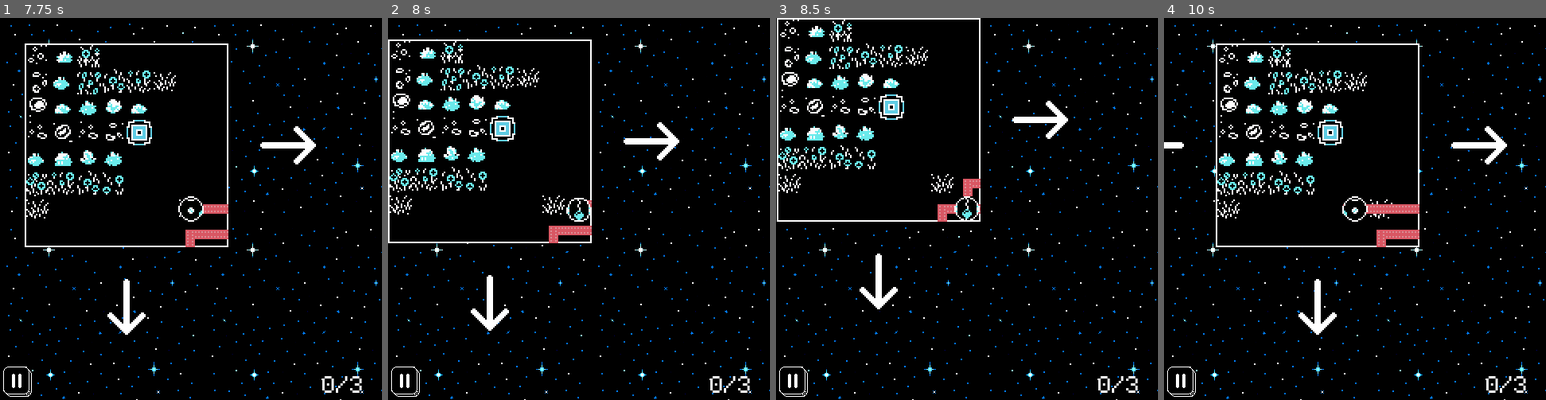
Above: before the commit, frames 1-4 (left to right).
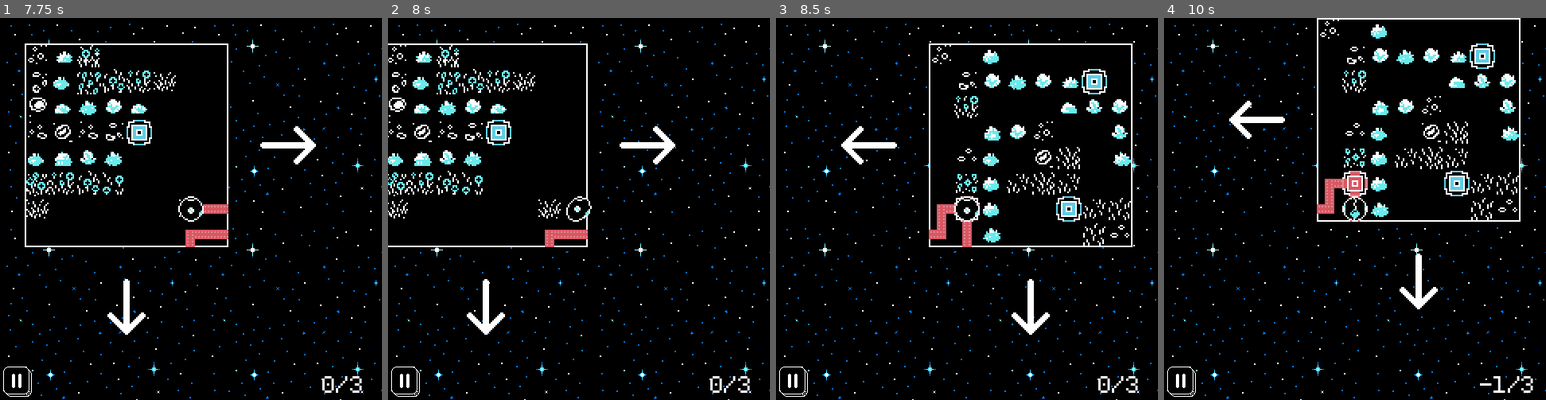
Above: after the commit, the same moments.

Repository: cprosko/polyhedromeda
Game: Godot game, scene res://scenes/start_screen.tscn
The game is run twice, just before and just after one commit, with the same random seed, the same clock (stepped at 60 frames per second) and the same inputs. The engine's default icon, where the game draws it, is replaced by a stand-in: a white triangle on a blue panel in a dark square.
Inputs:
- Up to frame 1 (7.75 s): click "Play" at 0.5 s; tap Enter (continue) at 1.25, 2, 2.1, 5.1, 7.25 s; hold Right (move_right) 1.28-2.03 s; hold Z (undo) 1.28-2.03 s; hold Down (move_down) 2.03-2.78 s; tap Z (undo) at 2.3, 3.05, 3.6, 5.3, 6.05, 6.6 s; hold Right (move_right) 2.78-3.53 s; hold Shift (sprint) 2.78-3.53 s; hold Up (move_up) 3.53-4.28 s; hold Z (undo) 4.28-5.03 s; hold Left (move_left) 4.28-5.78 s; hold Down (move_down) 5.78-6.53 s; hold Shift (sprint) 5.78-6.53 s; hold Right (move_right) 6.53-7.28 s; hold Up (move_up) from 7.28 s (still down); hold Z (undo) from 7.28 s (still down)
- Up to frame 2 (8 s): keep holding Up (move_up); keep holding Z (undo)
- Up to frame 3 (8.5 s): release Up (move_up) at 8.03 s; release Z (undo) at 8.03 s; hold Right (move_right) from 8.03 s (still down); tap Enter (continue) at 8.1 s; tap Z (undo) at 8.3 s
- Up to frame 4 (10 s): release Right (move_right) at 8.78 s; hold Down (move_down) 8.78-9.53 s; hold Shift (sprint) 8.78-9.53 s; tap Z (undo) at 9.05, 9.6 s; hold Left (move_left) from 9.53 s (still down)

Frame 1 is identical in both runs. In frame 2, 6.6% of the frame differs, in the area x 0-77%, y 5-83%; in frame 3, 10%; in frame 4, 11%, in the area x 0-97%, y 0-99%.

Commit message:
Fixed bug with undo.

Diff:
--- a/scripts/nodes_and_wires.gd
+++ b/scripts/nodes_and_wires.gd
@@ -116,8 +116,8 @@
 
 func remove_tile(tile: Vector2i) -> void:
 	_move_is_undo = true
-	if not Input.is_action_pressed("undo"):
-		%Player.dont_count_last_move(2)
+	#if not Input.is_action_pressed("undo"):
+		#%Player.dont_count_last_move(1)
 	_all_tiles.pop_back()
 	_tile_chains[-1].pop_back()
 	set_cell(tile, -1)
